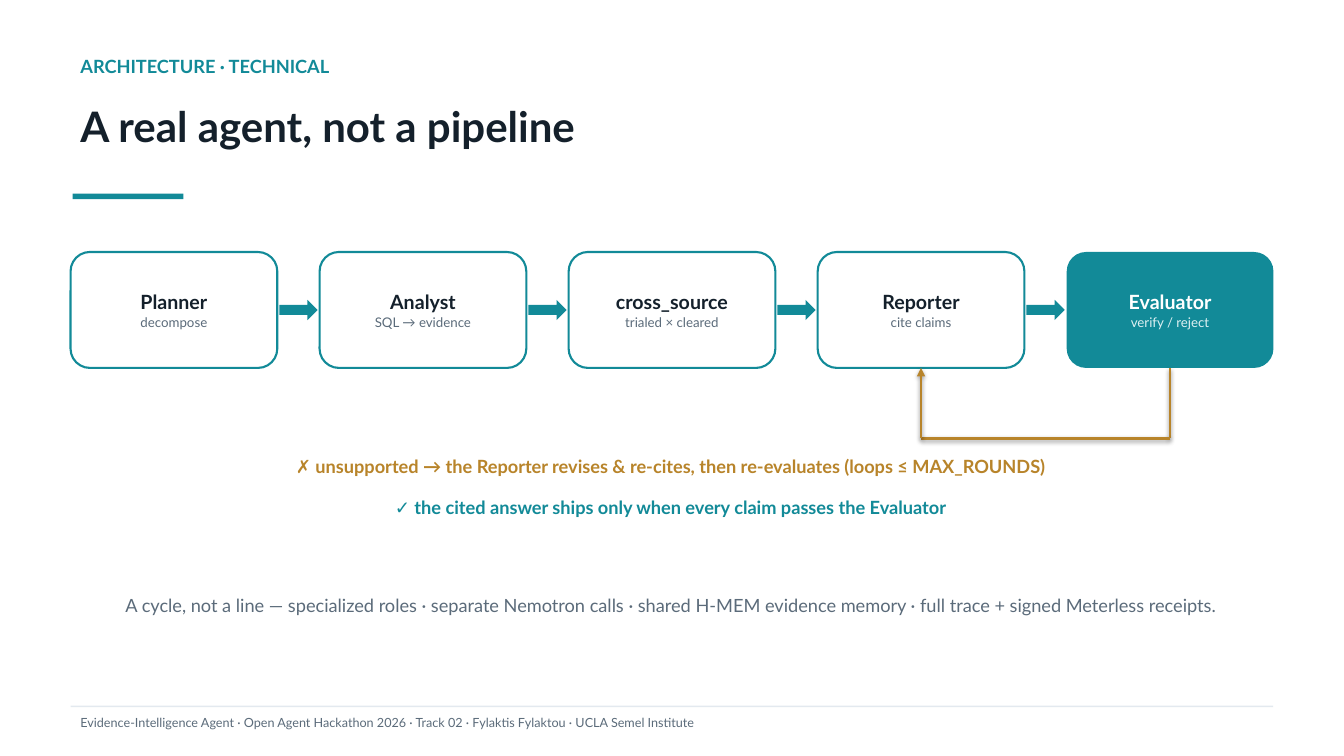
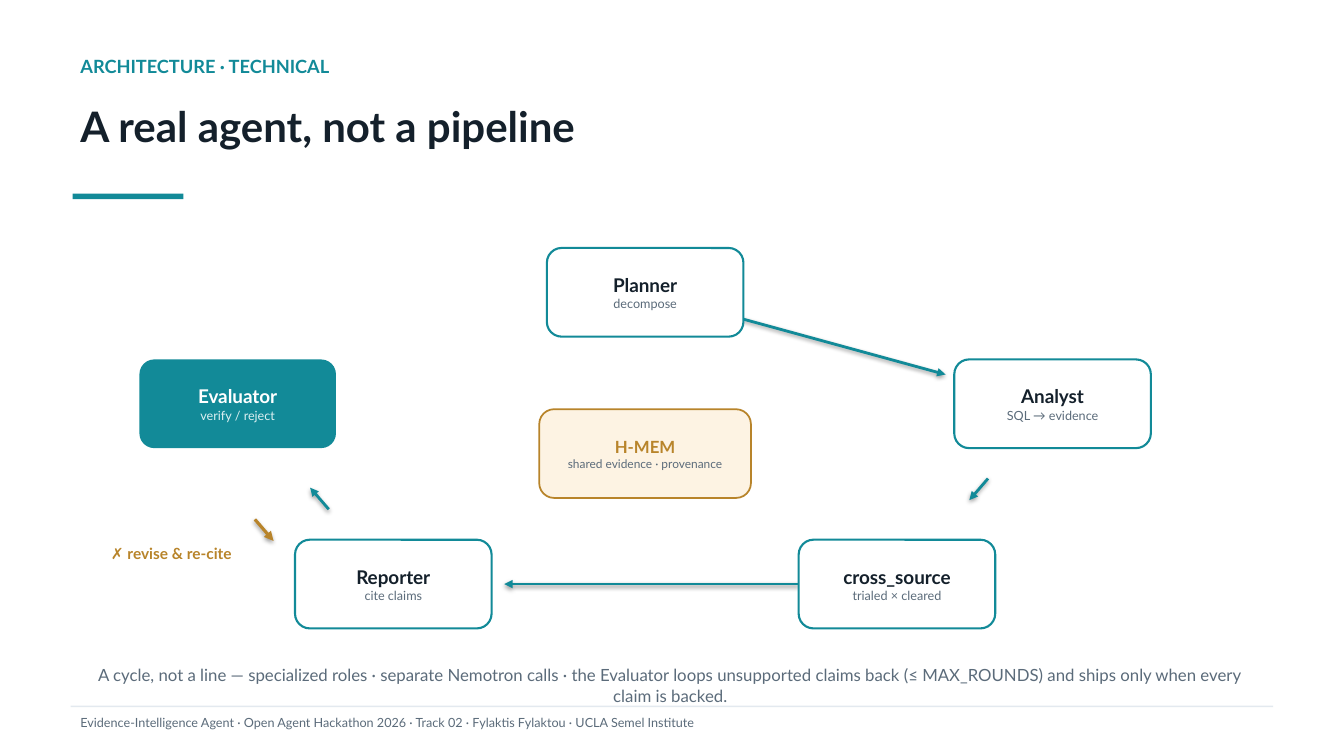
Before and after one commit to ffylaktis/open-agent-hack, a slide deck: slide 5 of deck/Evidence-Intelligence-Agent.pptx. Drawn at 1344x756 pixels with LibreOffice and Linux fonts; fonts in the diff are those of the drawing. Boxes give left, top, right and bottom in pixels: in the first picture for what was removed or moved away, otherwise in the second. Text is boxed around its words. In the diff, an @@ line names an element or a change of style, - is before the commit and + after.

```diff
--- a/deck/Evidence-Intelligence-Agent.pptx
+++ b/deck/Evidence-Intelligence-Agent.pptx
@@ rounded rectangle "Planner": place and size @@
-rounded rectangle "Planner" at [71,252,277,368]
+rounded rectangle "Planner" at [546,248,743,337]
@@ rounded rectangle "Planner" at [546,248,743,337]: size 14 to 13.5 pt in "Planner"; size 9.5 to 9 pt in "decompose" @@
@@ right arrow removed at [279,300,318,321] @@
@@ right arrow removed at [528,300,567,321] @@
@@ arrow added from (741, 319) to (946, 375), #128A98 2 pt @@
@@ right arrow removed at [777,300,816,321] @@
@@ right arrow removed at [1026,300,1065,321] @@
@@ rounded rectangle "Evaluator": place and size @@
-rounded rectangle "Evaluator" at [1067,252,1273,368]
+rounded rectangle "Evaluator" at [139,360,336,449]
@@ rounded rectangle "Evaluator" at [139,360,336,449]: size 14 to 13.5 pt in "Evaluator"; size 9.5 to 9 pt in "verify / reject" @@
@@ arrow removed from (922, 439) to (922, 368) @@
@@ rounded rectangle "Analyst": place and size @@
-rounded rectangle "Analyst" at [320,252,526,368]
+rounded rectangle "Analyst" at [955,360,1151,449]
@@ rounded rectangle "Analyst" at [955,360,1151,449]: size 14 to 13.5 pt in "Analyst"; size 9.5 to 9 pt in "SQL → evidence" @@
@@ line removed from (1171, 368) to (1171, 439) @@
@@ rounded rectangle added at [539,409,751,498], fill #FDF3E3, outline #B8842A 1.25 pt, 8.5 pt, text #5B6B7A @@
+H-MEM
+shared evidence · provenance
@@ line removed from (1171, 439) to (922, 439) @@
@@ text removed at [315,459,1045,476] @@
-✗ unsupported → the Reporter revises & re-cites, then re-evaluates (loops ≤ MAX_ROUNDS)
@@ arrow added from (988, 479) to (970, 500), #128A98 2 pt @@
@@ arrow added from (329, 509) to (311, 488), #128A98 2 pt @@
@@ text removed at [414,500,946,517] @@
-✓ the cited answer ships only when every claim passes the Evaluator
@@ arrow added from (255, 519) to (273, 541), #B8842A 2.25 pt @@
@@ rounded rectangle "Reporter": place and size @@
-rounded rectangle "Reporter" at [818,252,1024,368]
+rounded rectangle "Reporter" at [295,539,492,628]
@@ rounded rectangle "Reporter" at [295,539,492,628]: size 14 to 13.5 pt in "Reporter"; size 9.5 to 9 pt in "cite claims" @@
@@ rounded rectangle "cross_source": place and size @@
-rounded rectangle "cross_source" at [569,252,775,368]
+rounded rectangle "cross_source" at [799,539,995,628]
@@ rounded rectangle "cross_source" at [799,539,995,628]: size 14 to 13.5 pt in "cross_source"; size 9.5 to 9 pt in "trialed × cleared" @@
@@ text added at [127,547,232,559], 11 pt, text #B8842A, bold @@
+✗ revise & re-cite
@@ arrow added from (799, 584) to (504, 584), #128A98 2 pt @@
@@ text at [98,668,1241,702]: text changed; size 13 to 12 pt @@
-A cycle, not a line — specialized roles · separate Nemotron calls · shared H-MEM evidence memory · full trace + signed Meterless receipts.
+A cycle, not a line — specialized roles · separate Nemotron calls · the Evaluator loops unsupported claims back (≤ MAX_ROUNDS) and ships only when every claim is backed.
```
Also in this commit, not shown: 1 other file.
